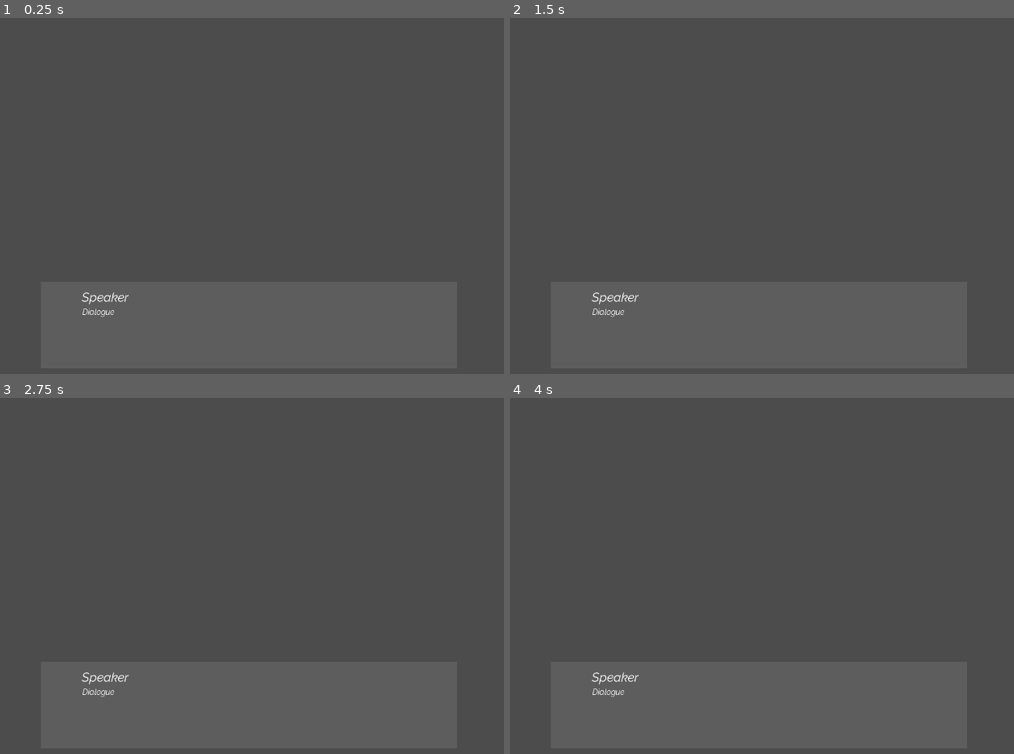
Above: before the commit, frames 1-4 (two rows, left to right).
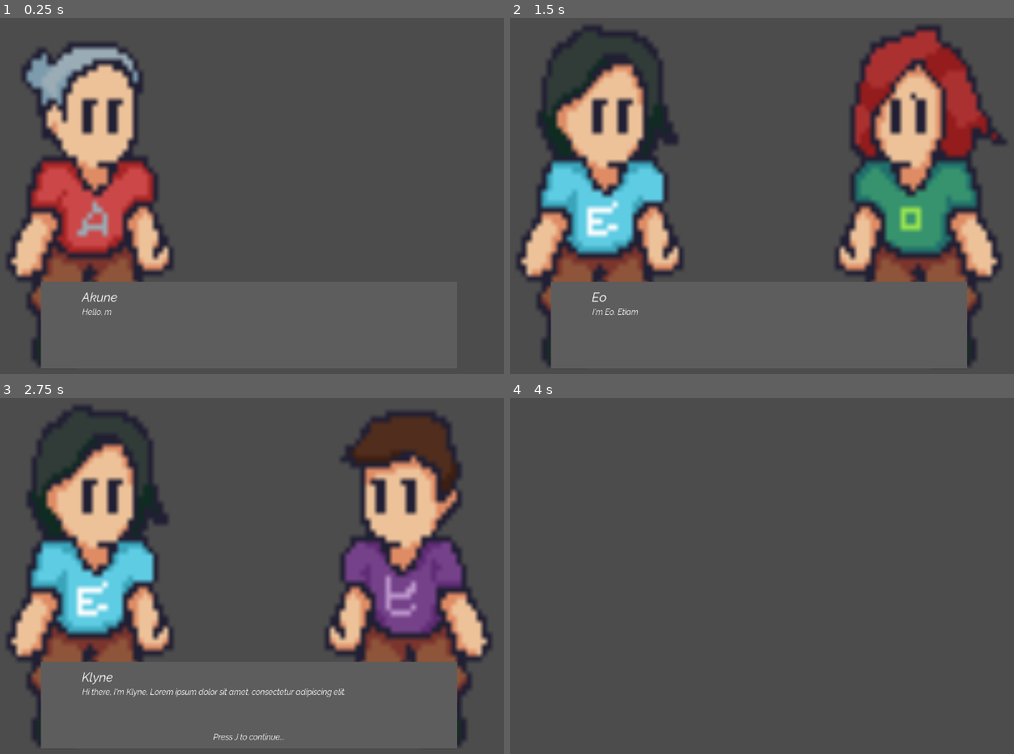
Above: after the commit, the same moments.

Repository: avsecam/aob
Game: Godot game, scene res://Scenes/Utility/Dialogue.tscn
Same seed, same stepped clock (60 frames per second), same inputs: the game is played once before the commit and once after it. This scene is started directly instead of the project's main scene.
Inputs:
- Up to frame 1 (0.25 s): no input
- Up to frame 2 (1.5 s): tap Enter (ui_accept) at 0.5, 0.6, 0.77, 1.07 s; hold Right (ui_right) 0.53-1.28 s; hold Down (ui_down) from 1.28 s (still down); tap Shift (sprint) at 1.35 s
- Up to frame 3 (2.75 s): tap Enter (ui_accept) at 1.52, 1.55, 1.82, 2.1 s; release Down (ui_down) at 2.03 s; hold Right (ui_right) from 2.03 s (still down)
- Up to frame 4 (4 s): tap J at 2.75 s; release Right (ui_right) at 2.78 s; hold Up (ui_up) 2.78-3.53 s; tap Shift (sprint) at 2.85 s; tap Enter (ui_accept) at 3.02, 3.05, 3.32, 3.6, 3.77 s; hold Left (ui_left) from 3.53 s (still down)

The runs differ from the first frame. In frame 1, 15% of the frame differs, in the area x 1-35%, y 6-98%; in frame 2, 35%, in the area x 1-99%, y 2-98%; in frame 3, 34%; in frame 4, 0.2%.
Error before the commit: Attempt to call function 'get_node' in base 'null instance' on a null instance. (res://Scenes/AutoLoad/GameData.gd:10)

Commit message:
Create dialogue scene

Diff:
--- /dev/null
+++ b/Assets/RegularFont.tres
@@ -0,0 +1,7 @@
+[gd_resource type="DynamicFont" load_steps=2 format=2]
+
+[sub_resource type="DynamicFontData" id=1]
+font_path = "res://Assets/Raleway-Italic.ttf"
+
+[resource]
+font_data = SubResource( 1 )
--- a/Scenes/AutoLoad/EncounterHandler.gd
+++ b/Scenes/AutoLoad/EncounterHandler.gd
@@ -1,7 +1,7 @@
 extends Node
 
 
-onready var overworld: Spatial = GameData.main.get_node("Overworld")
+onready var overworld: Spatial
 
 var battleScene: Resource = preload("res://Scenes/Battle/Battle.tscn")
 
--- a/Scenes/AutoLoad/GameData.gd
+++ b/Scenes/AutoLoad/GameData.gd
@@ -7,7 +7,7 @@
 }
 
 onready var main: Node = get_node("/root/Main")
-onready var player: KinematicBody = main.get_node("Overworld/Player")
+var player: KinematicBody
 
 const playerScene: Resource = preload("res://Scenes/Character/Player.tscn")
 
--- a/Scenes/Character/Player.gd
+++ b/Scenes/Character/Player.gd
@@ -13,6 +13,7 @@
 
 
 func _ready():
+	GameData.player = self
 	$Camera.look_at(translation, Vector3.UP)
 
 	currentPosition = translation
--- a/Scenes/Overworld/Overworld.gd
+++ b/Scenes/Overworld/Overworld.gd
@@ -5,6 +5,7 @@
 
 
 func _ready():
+	EncounterHandler.overworld = GameData.main.get_node("Overworld")
 	PlayerData.location = world.filename
 	_set_world_collisions()
 
--- a/Scenes/Utility/Dialogue.gd
+++ b/Scenes/Utility/Dialogue.gd
@@ -1,7 +1,71 @@
 extends Control
 
 
-onready var char1 = $Character1
-onready var char2 = $Character2
-onready var speakerLabel = $ColorRect/SpeakerLabel
-onready var dialogueLabel = $ColorRect/DialogueLabel
+enum Side {LEFT, RIGHT}
+
+onready var char1: TextureRect = $Character1
+onready var char2: TextureRect = $Character2
+onready var speakerLabel: RichTextLabel = $ColorRect/SpeakerLabel
+onready var dialogueLabel: RichTextLabel = $ColorRect/DialogueLabel
+onready var continueLabel: Label = $ColorRect/ContinueLabel
+onready var timer: Timer = $Timer
+
+# Array of [NAME OF PICTURE WITHOUT EXTENSION, SIDE, DIALOGUE]
+var dialogueInfo: Array = [
+	["Akune", Side.LEFT, "Hello, my name is Akune. Nulla facilisi."],
+	["Elena", Side.RIGHT, "Hey, I'm Alabus. Maecenas cursus tortor sit amet viverra fermentum."],
+	["Eo", Side.LEFT, "I'm Eo. Etiam consectetur vitae turpis eu luctus."],
+	["Klyne", Side.RIGHT, "Hi there, I'm Klyne. Lorem ipsum dolor sit amet, consectetur adipiscing elit."]
+]
+var currentDialogue: Array = [] # dialogue to be displayed now
+var page: int = 0
+
+
+func _ready():
+	_set_currentDialogue(page)
+	timer.start()
+
+
+func _physics_process(_delta):
+	_get_input()
+
+	if dialogueLabel.visible_characters > dialogueLabel.get_total_character_count():
+		timer.stop()
+		continueLabel.visible = true
+	else:
+		continueLabel.visible = false
+
+
+func _get_input():
+	if Input.is_action_just_pressed("ui_accept"):
+		# if current line is finished printing
+		if dialogueLabel.get_visible_characters() >= dialogueLabel.get_total_character_count():
+			# if page is not the last
+			if page < dialogueInfo.size() - 1:
+				page += 1
+				_set_currentDialogue(page)
+				timer.start()
+			# exit dialogue
+			else:
+				timer.stop()
+				yield(get_tree().create_timer(0.5), "timeout")
+				set_process(false)
+				queue_free()
+		else:
+			dialogueLabel.set_visible_characters(999)
+
+
+func _set_currentDialogue(newPage: int):
+	dialogueLabel.visible_characters = 0
+	currentDialogue = dialogueInfo[newPage]
+	speakerLabel.bbcode_text = currentDialogue[0]
+	dialogueLabel.bbcode_text = currentDialogue[2]
+	if currentDialogue[1] == Side.LEFT:
+		char1.texture = load("res://Assets/Character/Heroes/%s.png" % currentDialogue[0])
+	else:
+		char2.texture = load("res://Assets/Character/Heroes/%s.png" % currentDialogue[0])
+
+
+func _on_Timer_timeout():
+	dialogueLabel.visible_characters = dialogueLabel.visible_characters + 1
+	# play sound
--- a/Scenes/Utility/Dialogue.tscn
+++ b/Scenes/Utility/Dialogue.tscn
@@ -1,13 +1,8 @@
-[gd_scene load_steps=5 format=2]
+[gd_scene load_steps=4 format=2]
 
 [ext_resource path="res://Assets/TitleFont.tres" type="DynamicFont" id=1]
 [ext_resource path="res://Scenes/Utility/Dialogue.gd" type="Script" id=2]
-
-[sub_resource type="DynamicFontData" id=1]
-font_path = "res://Assets/Raleway-Italic.ttf"
-
-[sub_resource type="DynamicFont" id=2]
-font_data = SubResource( 1 )
+[ext_resource path="res://Assets/RegularFont.tres" type="DynamicFont" id=3]
 
 [node name="Dialogue" type="Control"]
 anchor_right = 1.0
@@ -17,8 +12,28 @@
 "_edit_use_anchors_": false
 }
 
+[node name="Character1" type="TextureRect" parent="."]
+margin_right = 640.0
+margin_bottom = 720.0
+expand = true
+__meta__ = {
+"_edit_lock_": true,
+"_edit_use_anchors_": false
+}
+
+[node name="Character2" type="TextureRect" parent="."]
+anchor_left = 0.5
+anchor_right = 1.0
+anchor_bottom = 1.0
+margin_left = 640.0
+margin_right = 640.0
+rect_scale = Vector2( -1, 1 )
+expand = true
+__meta__ = {
+"_edit_lock_": true
+}
+
 [node name="ColorRect" type="ColorRect" parent="."]
-show_behind_parent = true
 anchor_left = 0.178125
 anchor_top = 0.736389
 anchor_right = 0.821094
@@ -37,6 +52,8 @@
 margin_right = -82.0
 margin_bottom = -127.0
 custom_fonts/normal_font = ExtResource( 1 )
+bbcode_enabled = true
+bbcode_text = "Speaker"
 text = "Speaker"
 scroll_active = false
 __meta__ = {
@@ -48,26 +65,31 @@
 anchor_bottom = 1.0
 margin_left = 82.0
 margin_top = 49.0
-margin_right = -82.0
-margin_bottom = -22.0
-custom_fonts/normal_font = SubResource( 2 )
-text = "Dialogue"
+margin_right = -82.0002
+margin_bottom = -36.9999
+custom_fonts/normal_font = ExtResource( 3 )
+bbcode_enabled = true
 __meta__ = {
 "_edit_use_anchors_": false
 }
 
-[node name="Character1" type="TextureRect" parent="."]
-margin_right = 640.0
-margin_bottom = 720.0
+[node name="ContinueLabel" type="Label" parent="ColorRect"]
+anchor_right = 1.0
+anchor_bottom = 1.0
+margin_left = 82.0
+margin_top = 137.225
+margin_right = -82.0002
+margin_bottom = -10.7753
+custom_fonts/font = ExtResource( 3 )
+text = "Press J to continue..."
+align = 1
+valign = 1
 __meta__ = {
-"_edit_lock_": true,
 "_edit_use_anchors_": false
 }
 
-[node name="Character2" type="TextureRect" parent="."]
-anchor_left = 0.5
-anchor_right = 1.0
-anchor_bottom = 1.0
-__meta__ = {
-"_edit_lock_": true
-}
+[node name="Timer" type="Timer" parent="."]
+wait_time = 0.03
+autostart = true
+
+[connection signal="timeout" from="Timer" to="." method="_on_Timer_timeout"]
